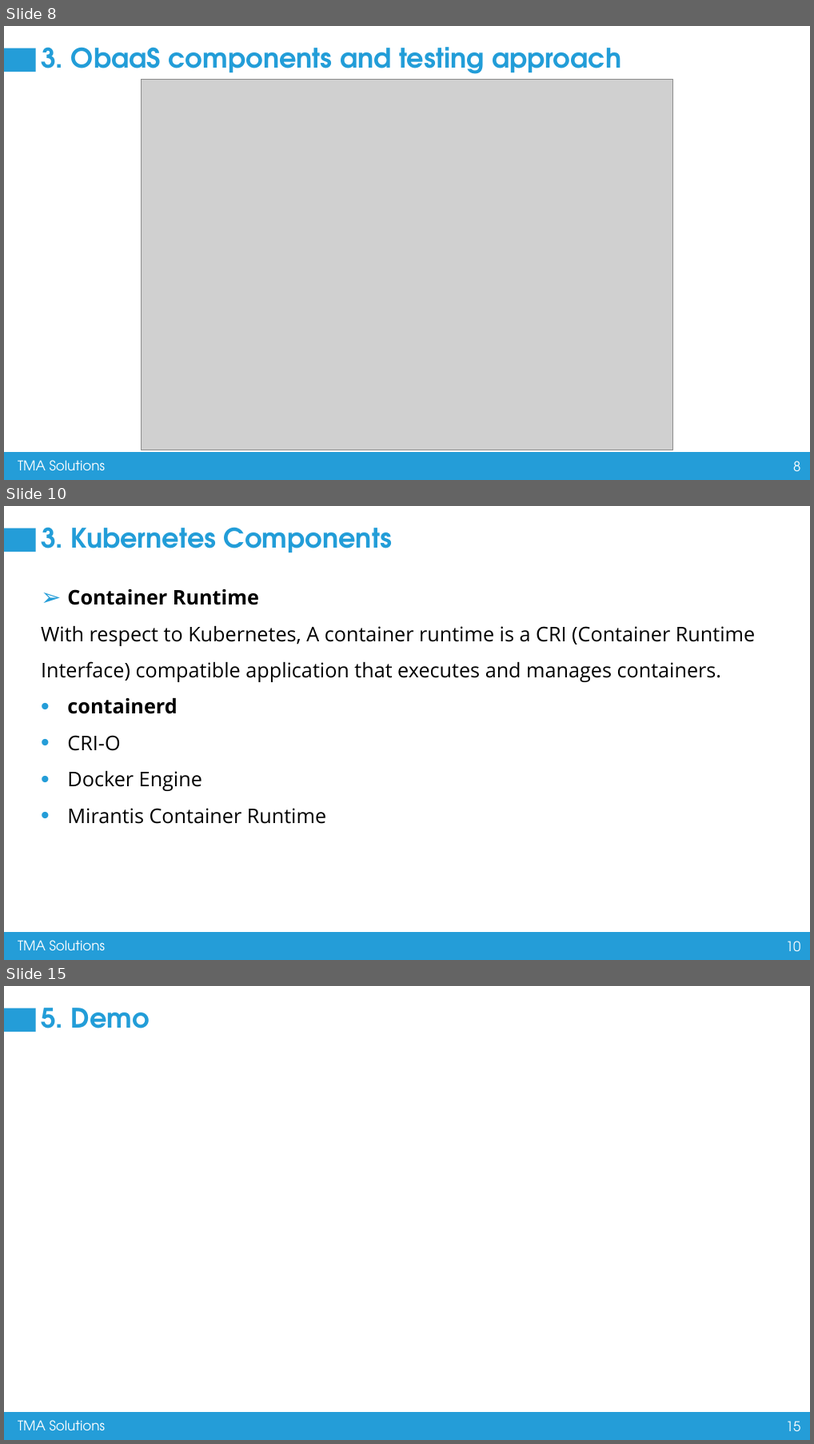
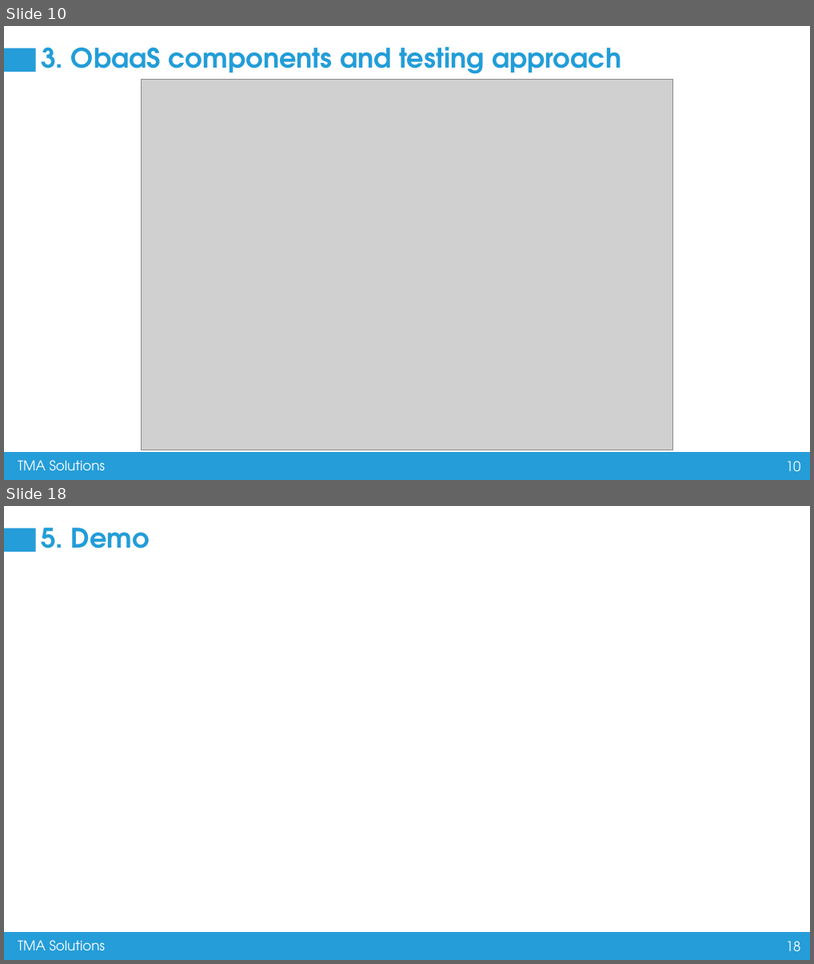
Before and after one commit to nguyenvanhuy0612/flutter_training, a slide deck: Containerization and Microservices Testing.pptx. Shown one above the other, each under a label of ours: slides 8, 10 and 15 before the commit, slides 10 and 18 after it; the slides between them are not shown. The pictures are 814x1444 and 814x964 pixels, drawn with LibreOffice and Linux fonts; fonts in the diff are those of the drawing; grey boxes stand for pictures. Boxes give left, top, right and bottom in pixels: in the first picture for what was removed or moved away, otherwise in the second. Text is boxed around its words. In the diff, an @@ line names an element or a change of style, - is before the commit and + after.

```diff
--- a/Containerization and Microservices Testing.pptx
+++ b/Containerization and Microservices Testing.pptx
@@ slide 10 removed at bbox=[4, 506, 810, 960], background #FFFFFF; not listed: 4 template elements that a slide beside it also shows @@
@@ title removed at bbox=[41, 527, 392, 553] @@
-3. Kubernetes Components
@@ text removed at bbox=[41, 589, 755, 824] @@
-➢ Container Runtime
-With respect to Kubernetes, A container runtime is a CRI (Container Runtime Interface) compatible application that executes and manages containers.
-• containerd
-• CRI-O
-• Docker Engine
-• Mirantis Container Runtime
@@ what was slide 8 is now slide 10 @@
@@ page number at bbox=[786, 460, 802, 471]: text changed @@
-8
+10
@@ what was slide 15 is now slide 18 @@
@@ page number at bbox=[786, 940, 802, 951]: text changed @@
-15
+18
```
Also in this commit, not shown: 5 slides changed, 9 slides added, 12 other slides removed.
